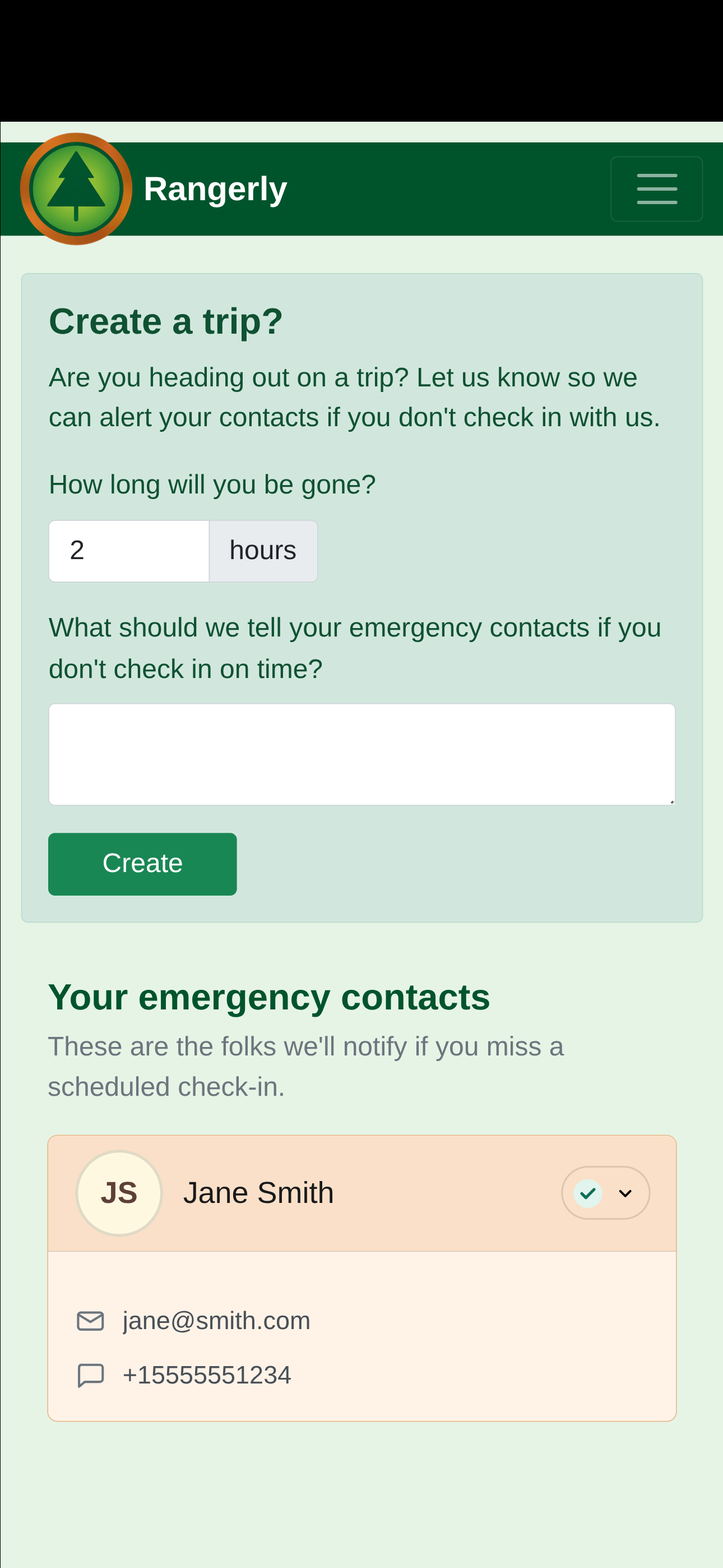
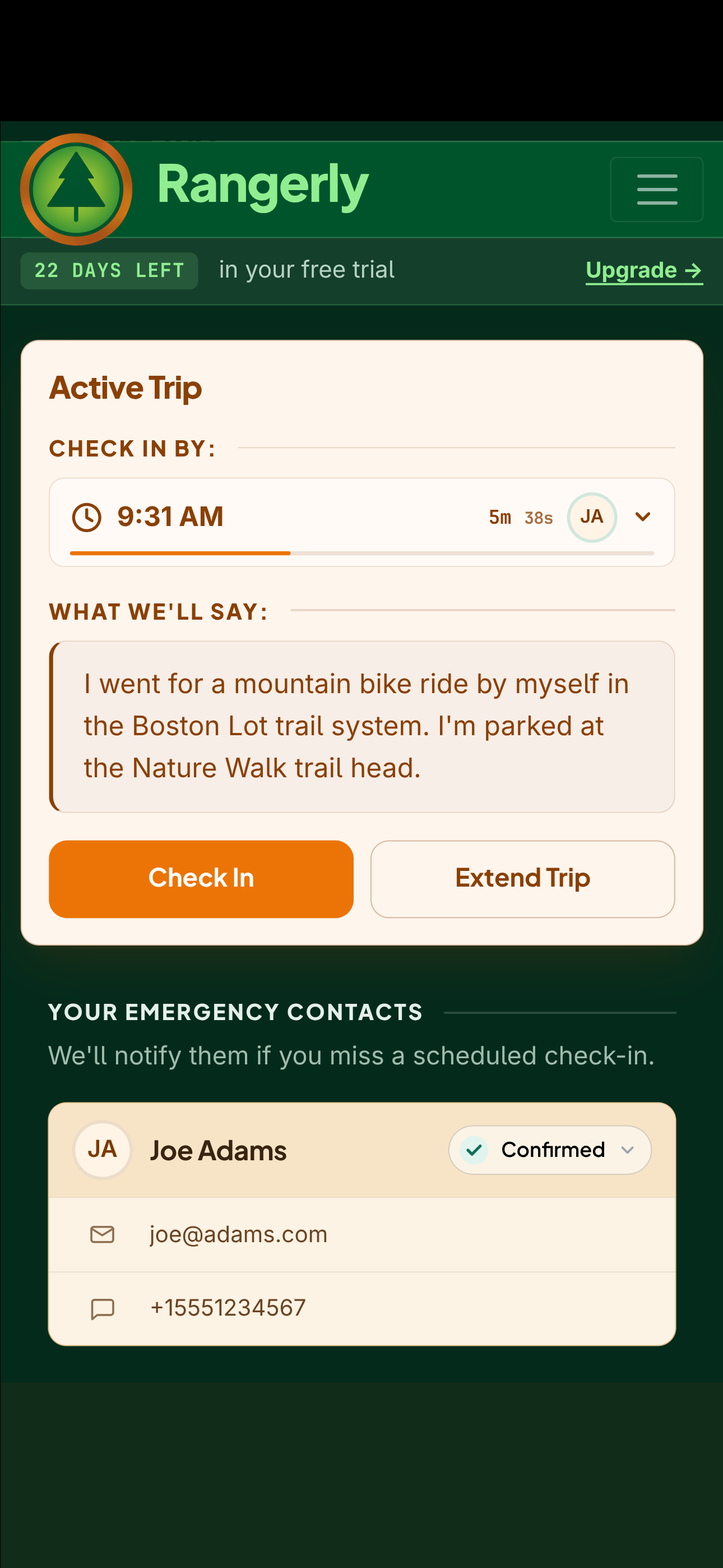
Before/after of a 723 × 1568 layered artwork. What changed in the layer stack:
added layer "redesign-sample-again-123-single-contact-much-darker.png" above "redesign-sample.png" over [0, 121, 723, 1568]
